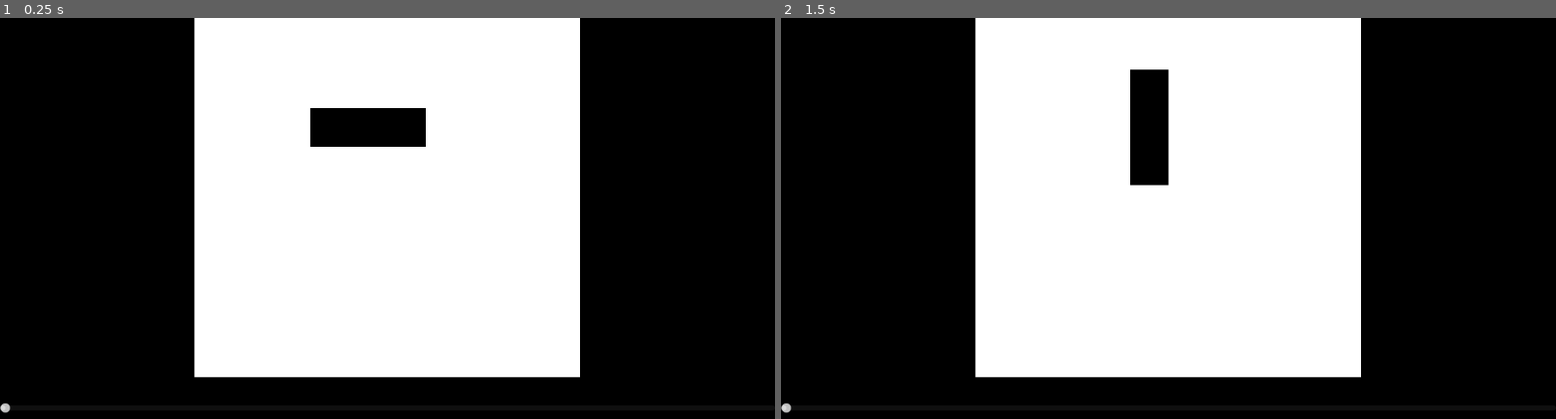
Above: before the commit, frames 1-2 (left to right).
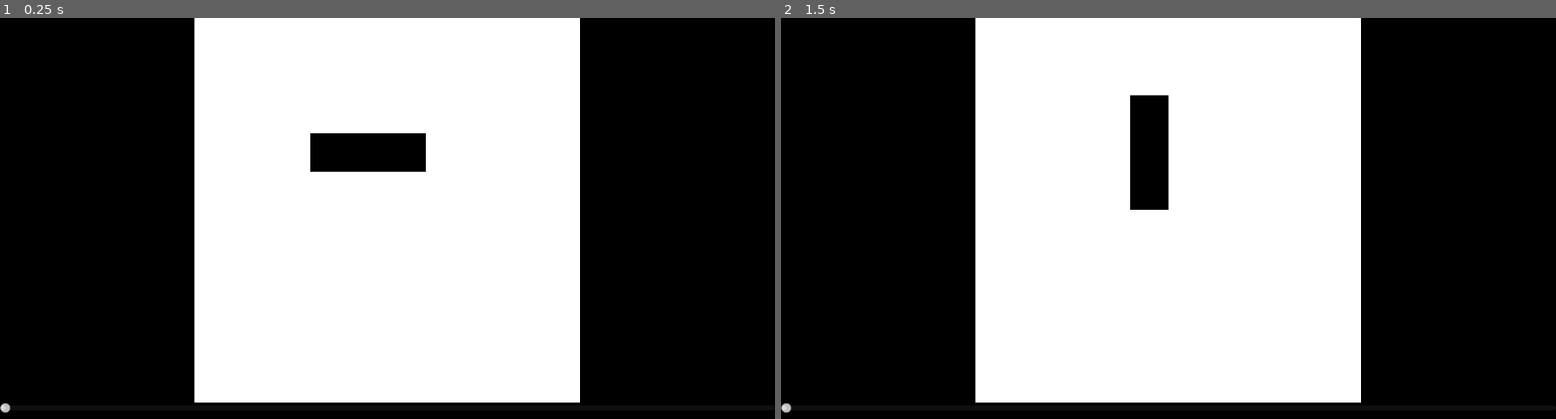
Above: after the commit, the same moments.

Repository: Dobefu/godot-game-of-life
Game: Godot game, scene res://main.tscn
Same seed, same stepped clock (60 frames per second), same inputs: the game is played once before the commit and once after it.
Inputs:
- Up to frame 1 (0.25 s): no input
- Up to frame 2 (1.5 s): tap Enter at 0.5 s

The runs differ from the first frame. In frame 1, 5.1% of the frame differs, in the area x 25-75%, y 22-96%; in frame 2, 3.9%.

Commit message:
Fix a slight miscalculation in the calculation of the canvas position

Diff:
--- a/game.gd
+++ b/game.gd
@@ -32,7 +32,7 @@
 		if board[i]:
 			image.set_pixel((i % board_size), floori(float(i) / board_size), Color.BLACK)
 
-	var draw_size: float = min(window_size.x - 75, window_size.y - 75)
+	var draw_size: float = min(window_size.x, window_size.y - 75)
 	var draw_offset_x: float = float(window_size.x) / 2 - draw_size / 2
-	var draw_offset_y: float = (float(window_size.y) / 2 - draw_size / 2) - 75
+	var draw_offset_y: float = (float(window_size.y) / 2 - draw_size / 2) - (75 / 2.0)
 	draw_texture_rect(texture, Rect2(Vector2(draw_offset_x, draw_offset_y), Vector2(draw_size, draw_size)), false)
